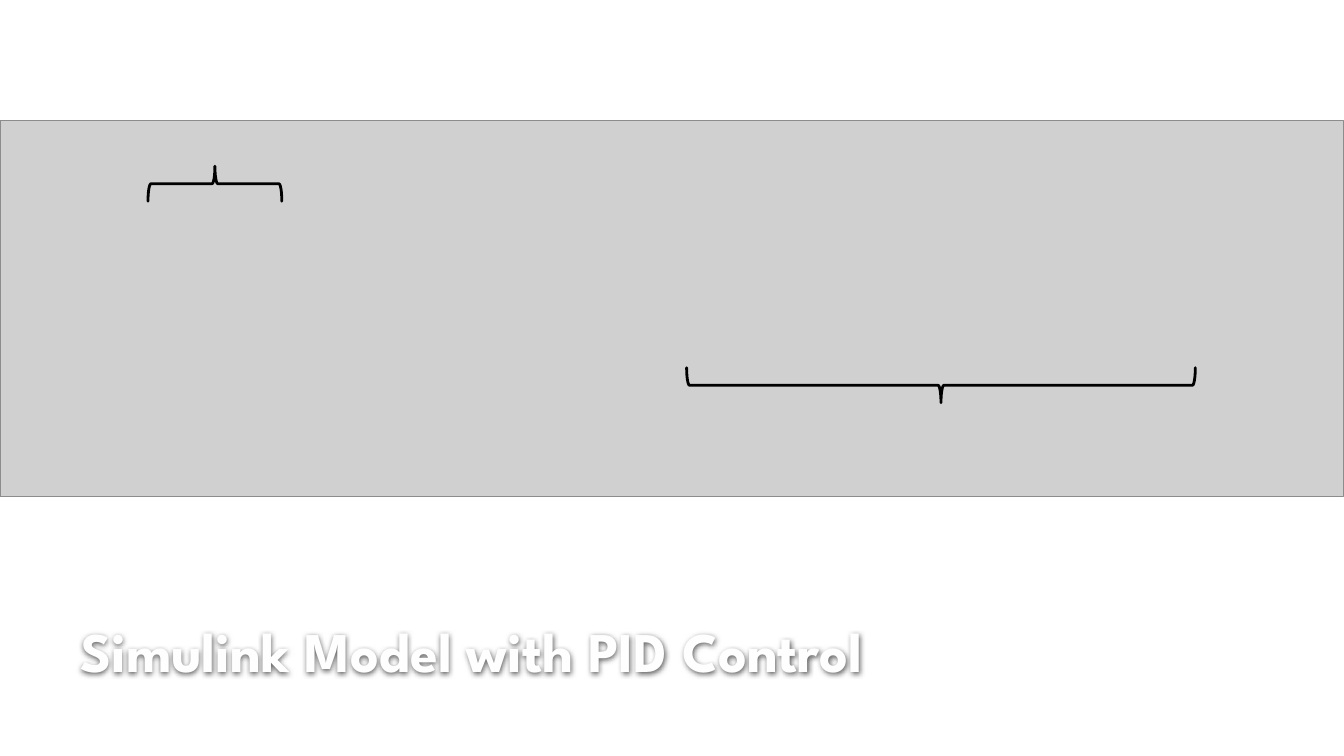
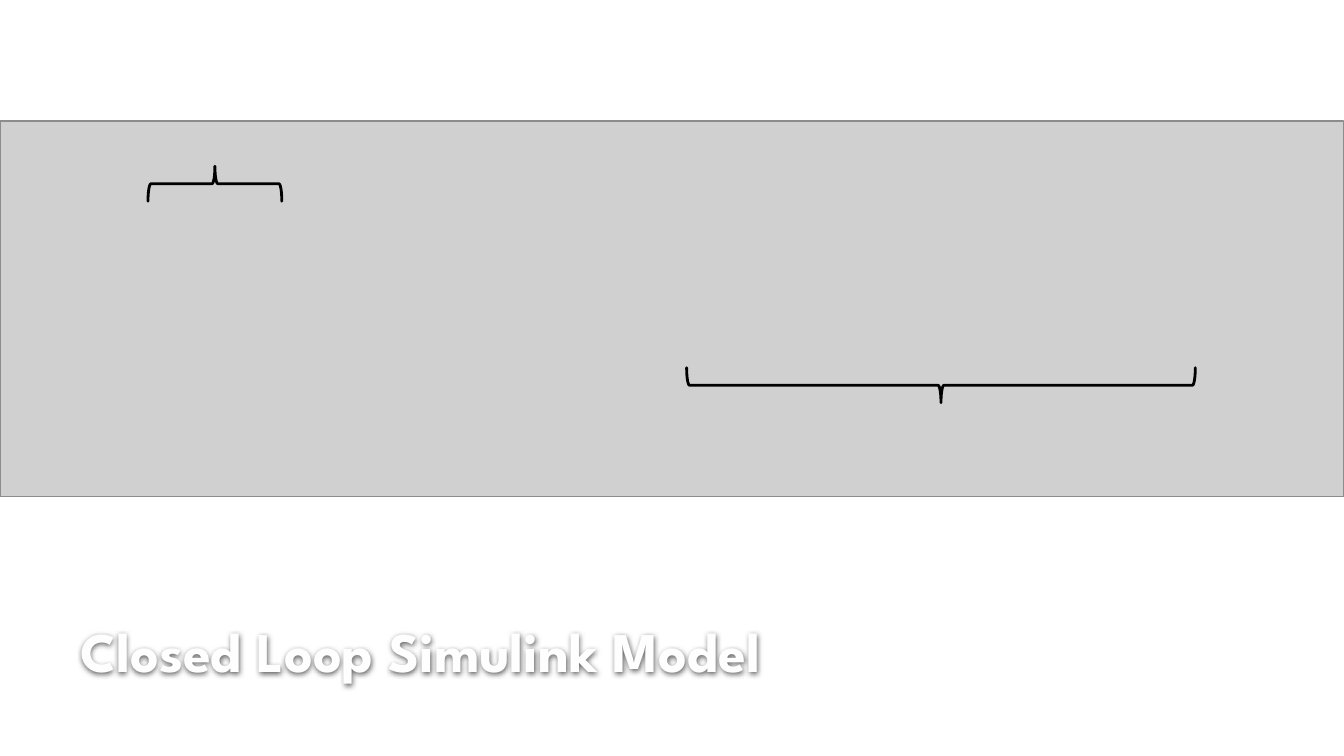
Before and after one commit to lcall3/Controller, a slide deck: slide 7 of doc/report/demo2.pptx (slide 10 before the commit). Drawn at 1344x756 pixels with LibreOffice and Linux fonts; fonts in the diff are those of the drawing; grey boxes stand for pictures; background and template pictures are left out. Boxes give left, top, right and bottom in pixels: in the first picture for what was removed or moved away, otherwise in the second. Text is boxed around its words. In the diff, an @@ line names an element or a change of style, - is before the commit and + after.

```diff
--- a/doc/report/demo2.pptx
+++ b/doc/report/demo2.pptx
@@ title at box(80, 635, 760, 688): text changed @@
-Simulink Model with PID Control
+Closed Loop Simulink Model
```
Also in this commit, not shown: 6 other slides changed, 4 slides added, 6 slides removed, 5 other files.
